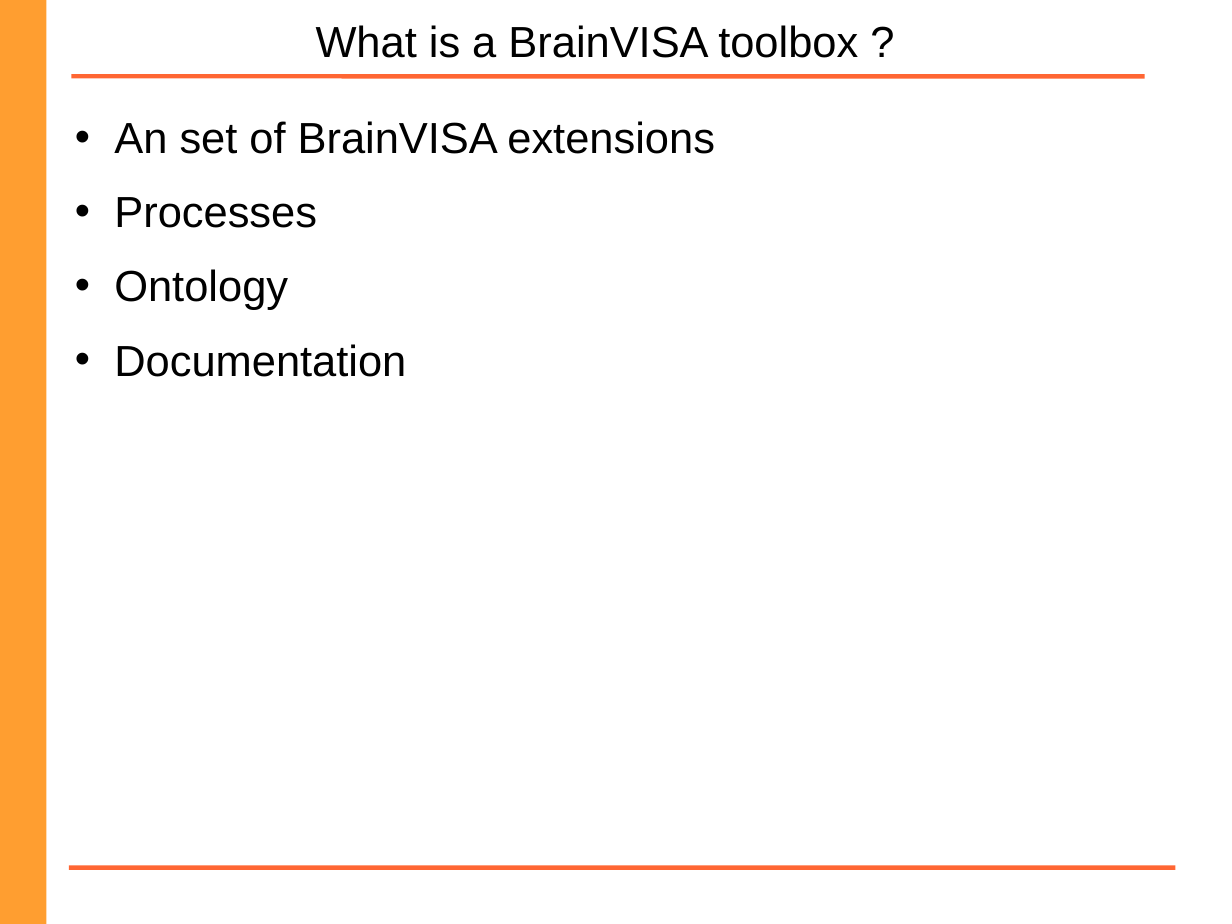
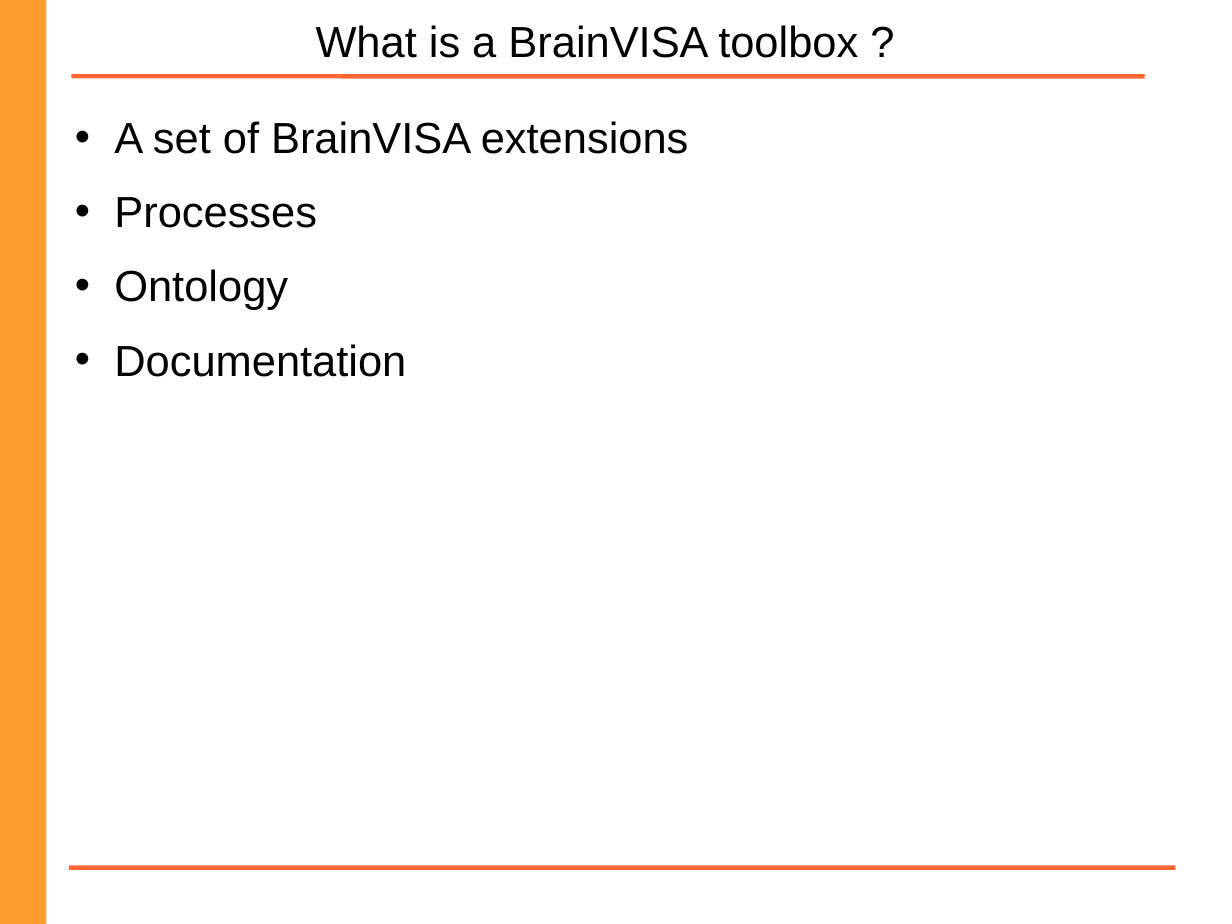
Before and after one commit to brainvisa/axon, a slide deck: slide 35 of doc/Programming_with_brainvisa.odp. Drawn at 1232x924 pixels with LibreOffice and Linux fonts; fonts in the diff are those of the drawing; background and template pictures are left out. Boxes give left, top, right and bottom in pixels: in the first picture for what was removed or moved away, otherwise in the second. Text is boxed around its words. In the diff, an @@ line names an element or a change of style, - is before the commit and + after.

```diff
--- a/doc/Programming_with_brainvisa.odp
+++ b/doc/Programming_with_brainvisa.odp
@@ text at <box>114,121,689,154</box>: text changed @@
-• An set of BrainVISA extensions
+• A set of BrainVISA extensions
```
Also in this commit, not shown: 20 other slides changed, 2 slides added, 1 other file.
